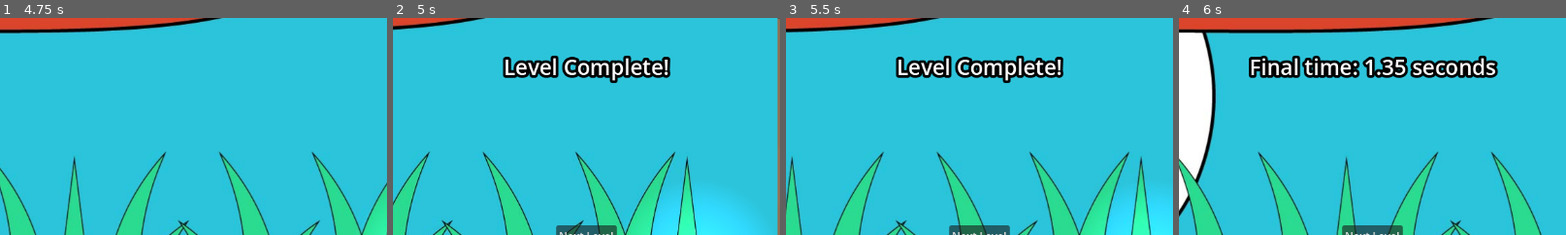
Above: before the commit, frames 1-4 (left to right).
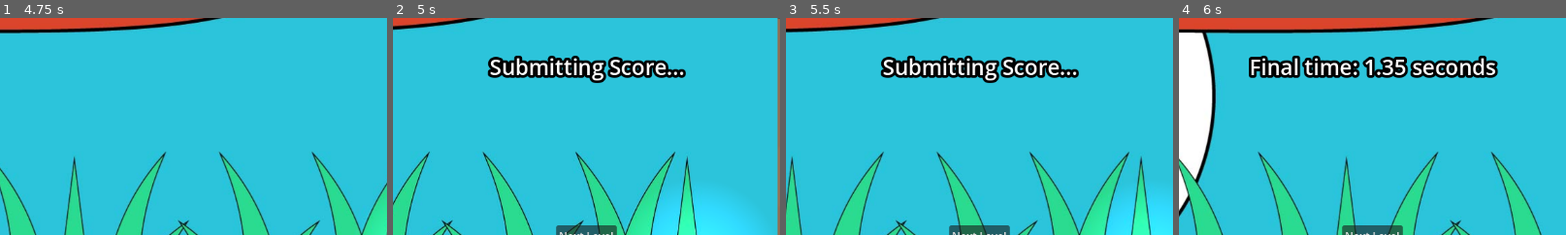
Above: after the commit, the same moments.

Repository: dustngroh/CapstoneProject
Game: Godot game, scene res://scenes/levels/test_levels/level_1.tscn
Same seed, same stepped clock (60 frames per second), same inputs: the game is played once before the commit and once after it. This scene is started directly instead of the project's main scene. The engine's default icon, where the game draws it, is replaced by a stand-in: a white triangle on a blue panel in a dark square.
Inputs:
- Up to frame 1 (4.75 s): click "Next Level" at 0.5 s; click "Next Level" at 1.25 s; click "Previous Level" at 2 s; click "Main Menu" at 2.75 s; hold Right (walk_right) from 3.53 s (still down)
- Up to frame 2 (5 s): keep holding Right (walk_right)
- Up to frame 3 (5.5 s): release Right (walk_right) at 5.03 s; hold Left (walk_left) from 5.03 s (still down)
- Up to frame 4 (6 s): release Left (walk_left) at 5.78 s; hold Right (walk_right) from 5.78 s (still down)
The pictures show only the part of the screen within x 25-75%, y 0-50%; the shares and areas given below are measured in that part.

Frame 1 is identical in both runs. In frame 2, 3.4% of the frame differs, in the area x 24-76%, y 17-30%; in frame 3, 3.4%; in frame 4, nothing differs.

Commit message:
Timer label fix

Diff:
--- a/run-game/scenes/levels/base_level.gd
+++ b/run-game/scenes/levels/base_level.gd
@@ -135,6 +135,7 @@
 	print("Final time: %.2f seconds" % elapsed_time)
 
 func show_leaderboard():
+	leaderboard.get_node("Label").text = "Submitting Score..."
 	leaderboard.visible = true
 
 	# Fetch leaderboard and display results
Not shown, changed: docs/index.pck
